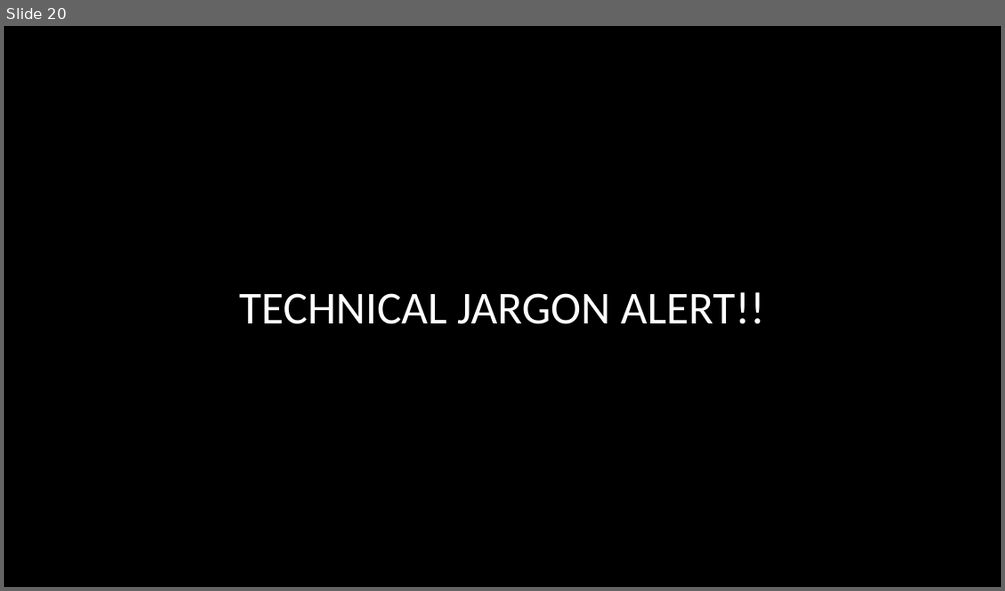
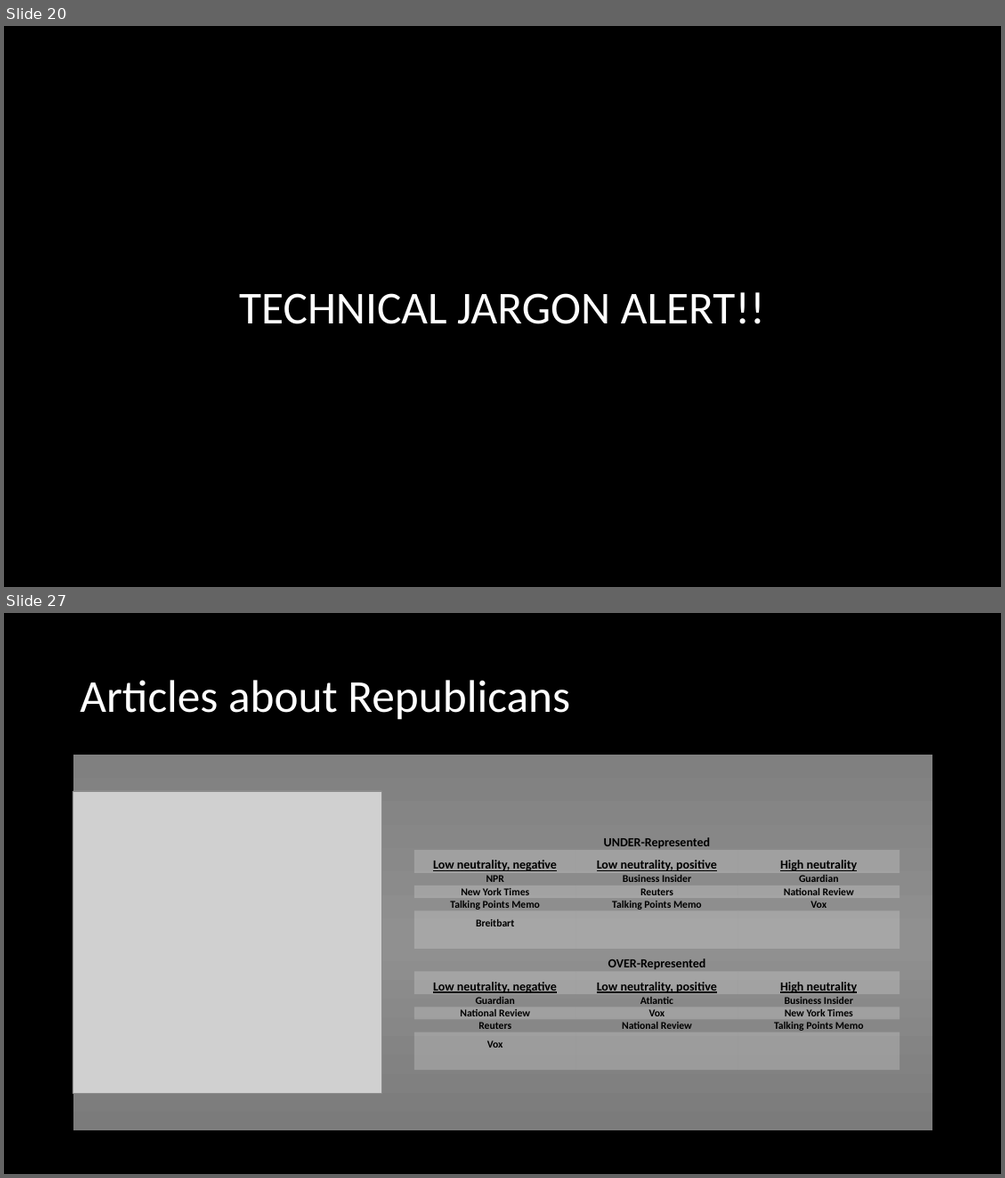
Before and after one commit to jrizcallah/Springboard, a slide deck: Springboard/data_storytelling/sentiment_bias_presentation.pptx. Shown one above the other, each under a label of ours: slide 20 before the commit, slides 20 and 27 after it; the slides between them are not shown. The pictures are 1005x591 and 1005x1178 pixels, drawn with LibreOffice and Linux fonts; fonts in the diff are those of the drawing; grey boxes stand for pictures. Boxes give left, top, right and bottom in pixels: in the first picture for what was removed or moved away, otherwise in the second. Text is boxed around its words. In the diff, an @@ line names an element or a change of style, - is before the commit and + after.

```diff
--- a/Springboard/data_storytelling/sentiment_bias_presentation.pptx
+++ b/Springboard/data_storytelling/sentiment_bias_presentation.pptx
@@ slide 27 added at [4,613,1001,1174], background #000000 @@
@@ title added at [80,680,570,720], 44 pt, text #FFFFFF @@
+Articles about Republicans
@@ rectangle added at [73,755,933,1130], fill gradient #808080 to #909090 to #7C7C7C, outline #000000 0.5 pt @@
@@ picture added at [73,791,381,1093] @@
@@ table added at [414,827,900,1057], 12 rows, 3 columns @@
+UNDER-Represented |  | 
+Low neutrality, negative | Low neutrality, positive | High neutrality
+NPR | Business Insider | Guardian
+New York Times | Reuters | National Review
+Talking Points Memo | Talking Points Memo | Vox
+Breitbart |  | 
+OVER-Represented |  | 
+Low neutrality, negative | Low neutrality, positive | High neutrality
+Guardian | Atlantic | Business Insider
+National Review | Vox | New York Times
+Reuters | National Review | Talking Points Memo
+Vox |  | 
```
Also in this commit, not shown: 4 slides changed, 10 other slides added, 1 slide removed, 7 other files.
